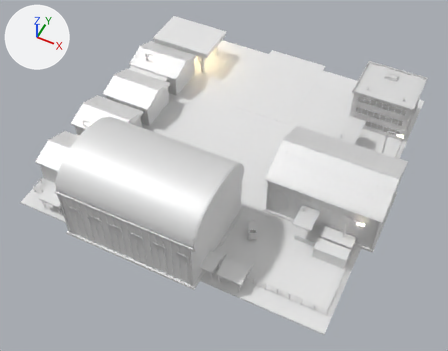
A saved change to the FBX model Assets/Art/KayseriIsland/Models/Ruby/Phase3/Market_P3.fbx.
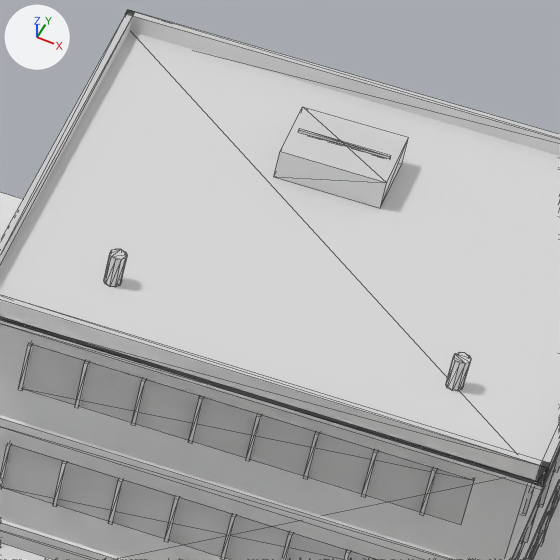
Each version appears first whole from a camera (50 mm lens) standing at (44.1, -223.5, 112.8) and looking at (1.7, -138.7, 6.7), and next in a close-up on the part from 79% to 93% of the width and 17% to 34% of the height. Lighting does not change. The marker at upper left points along +X, +Y and +Z. The older version's two pictures come first. The close-ups show mesh edges as thin lines. Where no turn or scale is listed for an object, it has been applied to the vertices. Vertices at exactly the same position are counted once.

Objects in the first close-up: 'Market.Office', 'Market.Pad' and 2 more.
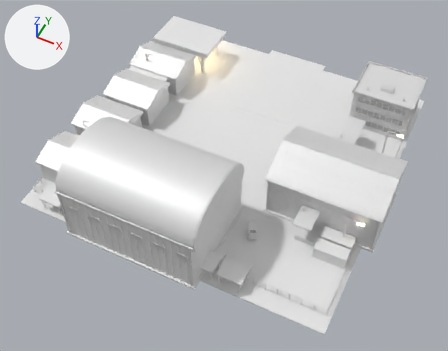
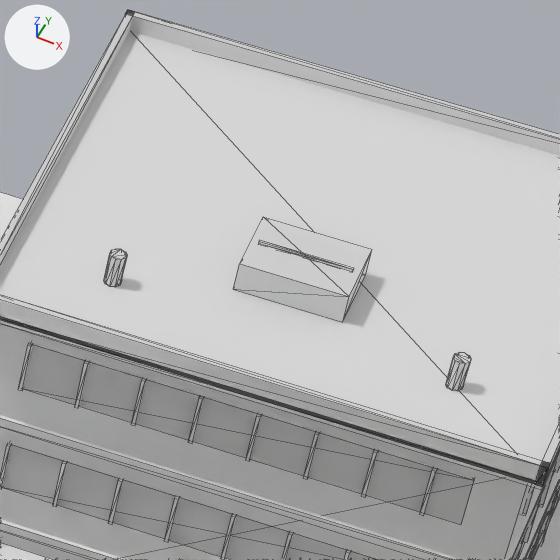
Where the change shows, as pixel boxes (x1, y1, x2, y2) in the close-ups (560 x 560 px; the box of a moved part takes in the faces that stretch with it):
```json
{"part": 1, "of": "me_market_office_001", "change": "moved or reshaped", "before": [274, 107, 409, 208], "after": [233, 217, 372, 322]}
{"part": 2, "of": "me_market_office_001", "change": "moved or reshaped", "before": [299, 129, 391, 158], "after": [259, 240, 354, 271]}
```

Scene script edits in JSON lines:
```json
{"block": "me_market_office_001", "where": "me_market_office_001.from_pydata(...)  # 560 vertices, 864 faces; spans x -7.4..7.4, y -6.4..7.5, z 0.0..11.23"}
{"block": "me_market_office_001", "where": "# used by ob_market_office; location = (28.0, -102.0, 5.3)"}
{"block": "me_market_office_001", "change": "me_market_office_001 part 1: the loose piece of 8 vertices spanning x -1.99..0.84, y 2.01..4.05, z 10.32..11.18 is scaled about its middle by (1.01, 1.01, 1), then moved by (0.4, -4.78, 0.0)"}
{"block": "me_market_office_001", "change": "me_market_office_001 part 2: the loose piece of 8 vertices spanning x -1.79..0.64, y 2.99..3.06, z 11.16..11.23 is scaled about its middle by (1.01, 1, 1), then moved by (0.4, -4.78, 0.0)"}
```
